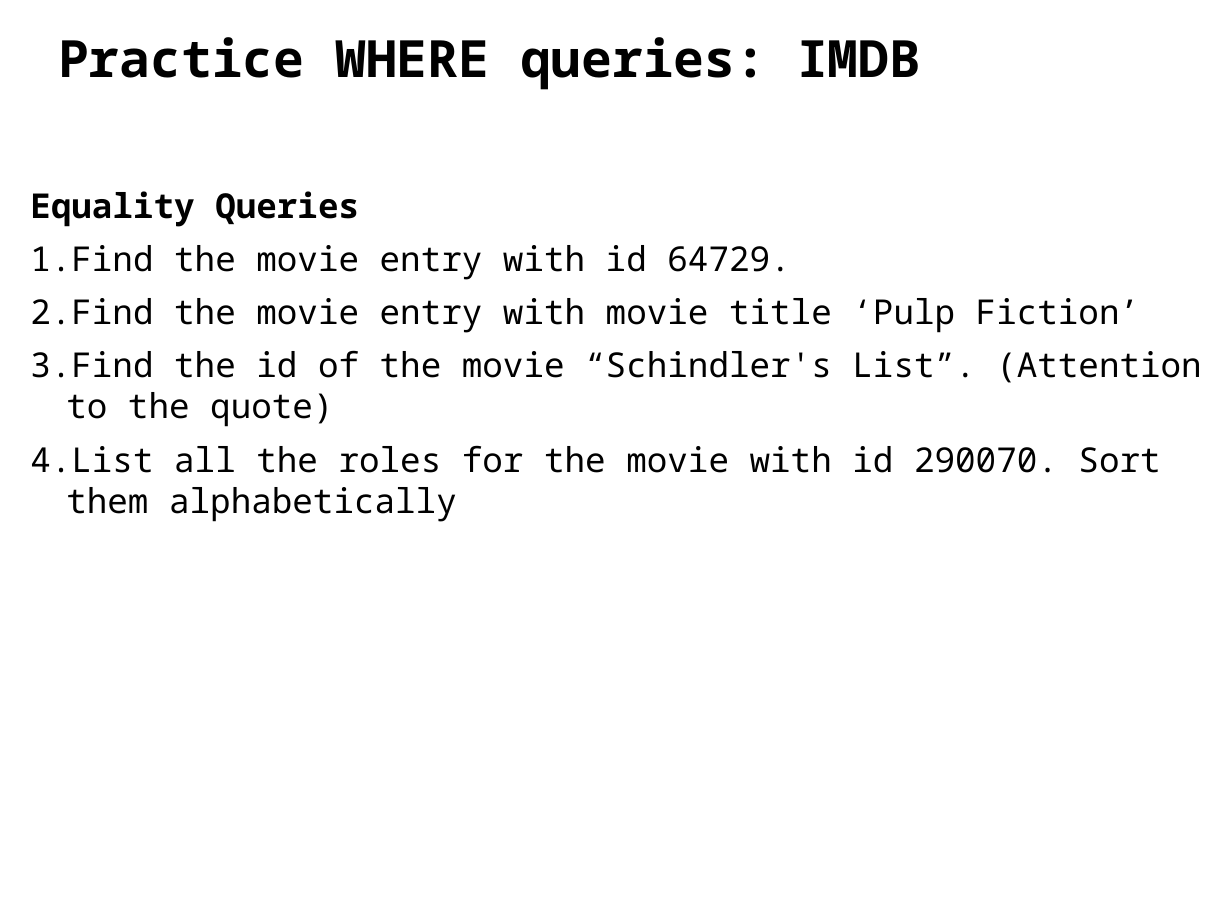
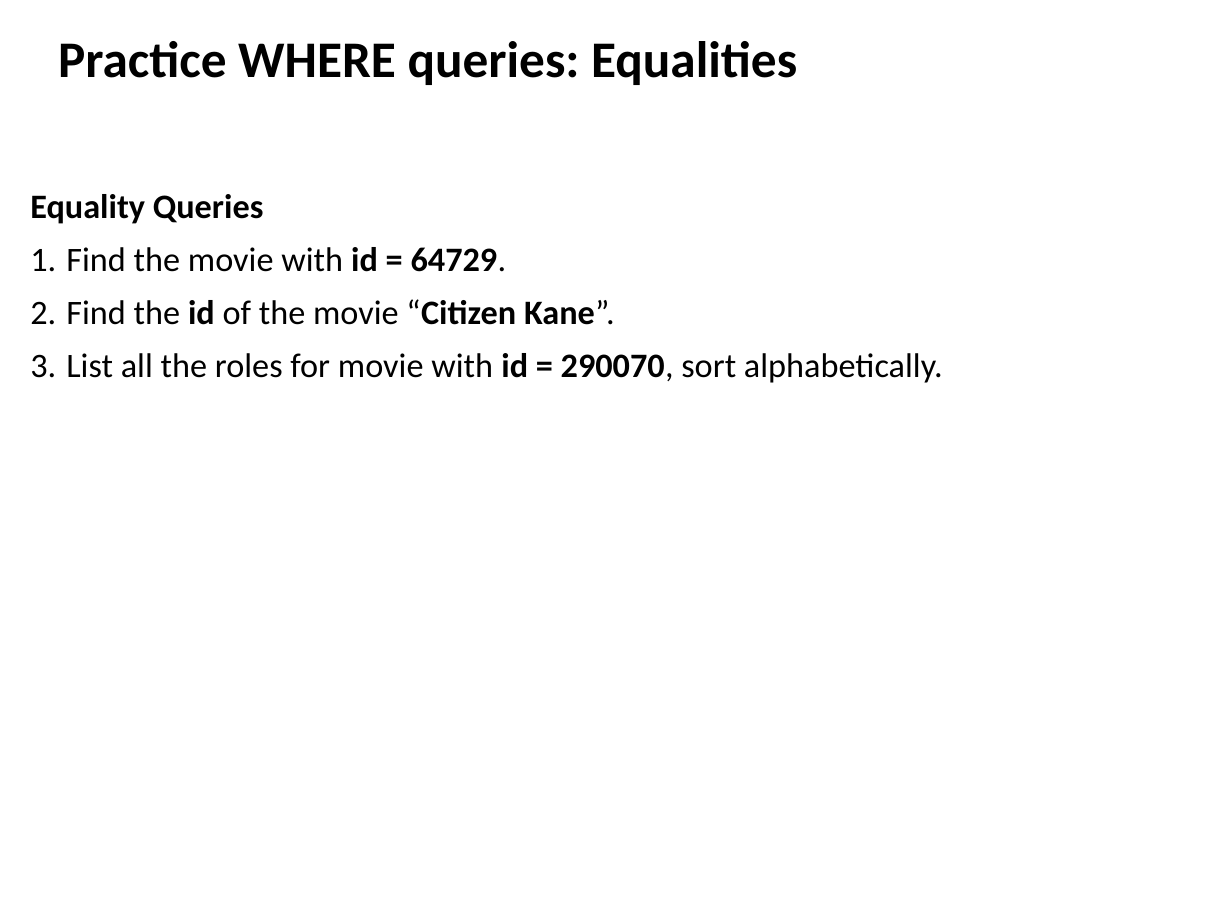
Before and after one commit to ipeirotis/introduction-to-databases, a slide deck: slide 5 of session3/B3-SQL_Filtering.pptx (slide 4 before the commit). Drawn at 1232x924 pixels with LibreOffice and Linux fonts; fonts in the diff are those of the drawing. Boxes give left, top, right and bottom in pixels: in the first picture for what was removed or moved away, otherwise in the second. Text is boxed around its words. In the diff, an @@ line names an element or a change of style, - is before the commit and + after.

```diff
--- a/session3/B3-SQL_Filtering.pptx
+++ b/session3/B3-SQL_Filtering.pptx
@@ text at (58,41,797,85): text changed; font Noto Sans Mono to Calibri @@
-Practice WHERE queries: IMDB
+Practice WHERE queries: Equalities
@@ text at (30,194,264,224): font Noto Sans Mono to Calibri in "Equality Queries" @@
@@ text at (66,247,943,383): text changed; font Noto Sans Mono to Calibri @@
-1. Find the movie entry with id 64729.
-2. Find the movie entry with movie title ‘Pulp Fiction’
-3. Find the id of the movie “Schindler's List”. (Attention to the quote)
-4. List all the roles for the movie with id 290070. Sort them alphabetically
+1. Find the movie with id = 64729.
+2. Find the id of the movie “Citizen Kane”.
+3. List all the roles for movie with id = 290070, sort alphabetically.
```
Also in this commit, not shown: 21 other slides changed, 2 slides added, 3 slides removed.
